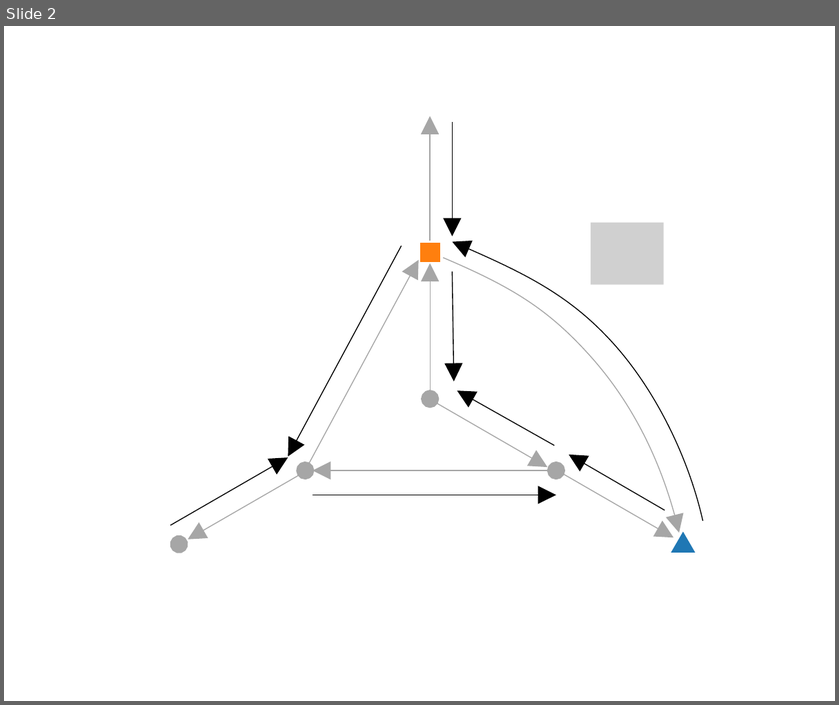
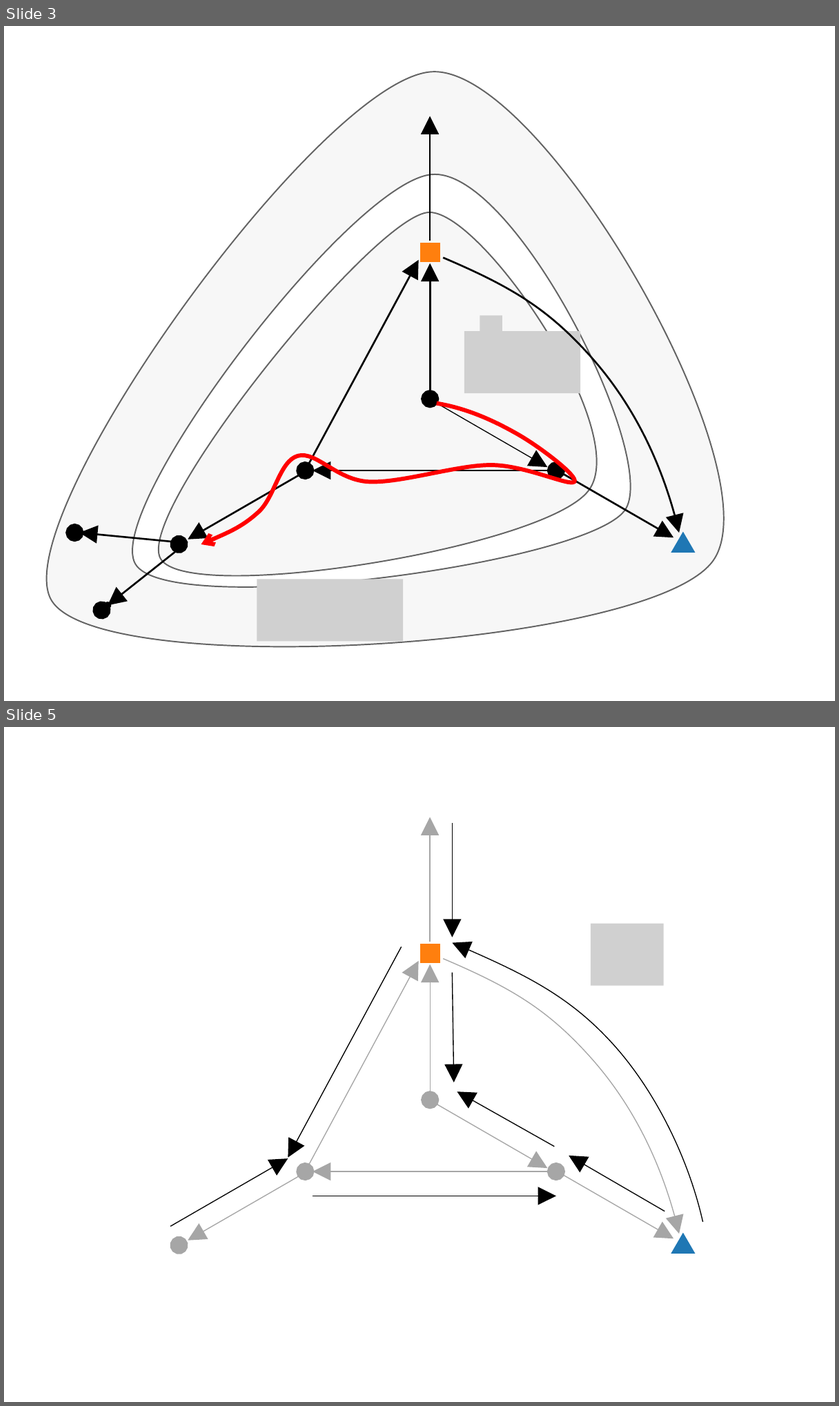
Before and after one commit to eleurent/phd-thesis, a slide deck: 2-Chapters/6-Chapter/img/gbop/graphs.pptx. Shown one above the other, each under a label of ours: slide 2 before the commit, slides 3 and 5 after it; the slides between them are not shown. The pictures are 839x705 and 839x1406 pixels, drawn with LibreOffice and Linux fonts; fonts in the diff are those of the drawing; grey boxes stand for pictures. Boxes give left, top, right and bottom in pixels: in the first picture for what was removed or moved away, otherwise in the second. Text is boxed around its words. In the diff, an @@ line names an element or a change of style, - is before the commit and + after.

```diff
--- a/2-Chapters/6-Chapter/img/gbop/graphs.pptx
+++ b/2-Chapters/6-Chapter/img/gbop/graphs.pptx
@@ slide 3 added at (4, 26, 835, 701), background #FFFFFF @@
@@ freeform shape added at (46, 72, 723, 647), fill #F2F2F2 at 60% opacity, outline #000000 0.75 pt @@
@@ double arrow added from (430, 104) to (430, 104), #000000 0.5 pt @@
@@ arrow added from (430, 241) to (430, 116), #000000 1 pt @@
@@ freeform shape added at (159, 212, 596, 576), fill #F2F2F2 at 60% opacity, outline #000000 0.75 pt @@
@@ rectangle added at (421, 243, 439, 262), fill #FF7F0E, outline #FF7F0E 1 pt @@
@@ double arrow added from (305, 470) to (418, 259), #000000 1 pt @@
@@ double arrow added from (430, 399) to (430, 263), #000000 1 pt @@
@@ freeform shape added at (443, 258, 679, 534), outline #000000 1 pt @@
@@ picture added at (480, 315, 502, 354) @@
@@ picture added at (464, 330, 580, 392) @@
@@ freeform shape added at (201, 403, 574, 544), outline #FF0000 2.25 pt @@
@@ arrow added from (430, 399) to (547, 466), #000000 0.5 pt @@
@@ arrow added from (305, 472) to (188, 539), #000000 1 pt @@
@@ double arrow added from (312, 470) to (557, 470), #000000 1 pt @@
@@ arrow added from (557, 470) to (674, 538), #000000 1 pt @@
@@ double arrow added from (75, 532) to (74, 532), #000000 0.5 pt @@
@@ arrow added from (179, 543) to (79, 532), #000000 1 pt @@
@@ triangle added at (673, 534, 694, 552), fill #1F77B4, outline #1F77B4 1 pt @@
@@ arrow added from (175, 552) to (108, 605), #000000 1 pt @@
@@ double arrow added from (179, 544) to (179, 548), #000000 0.5 pt @@
@@ picture added at (257, 579, 404, 641) @@
@@ double arrow added from (101, 610) to (108, 605), #000000 0.5 pt @@
@@ what was slide 2 is now slide 5 @@
```
Also in this commit, not shown: 1 slide changed, 2 other slides added, 24 other files.
